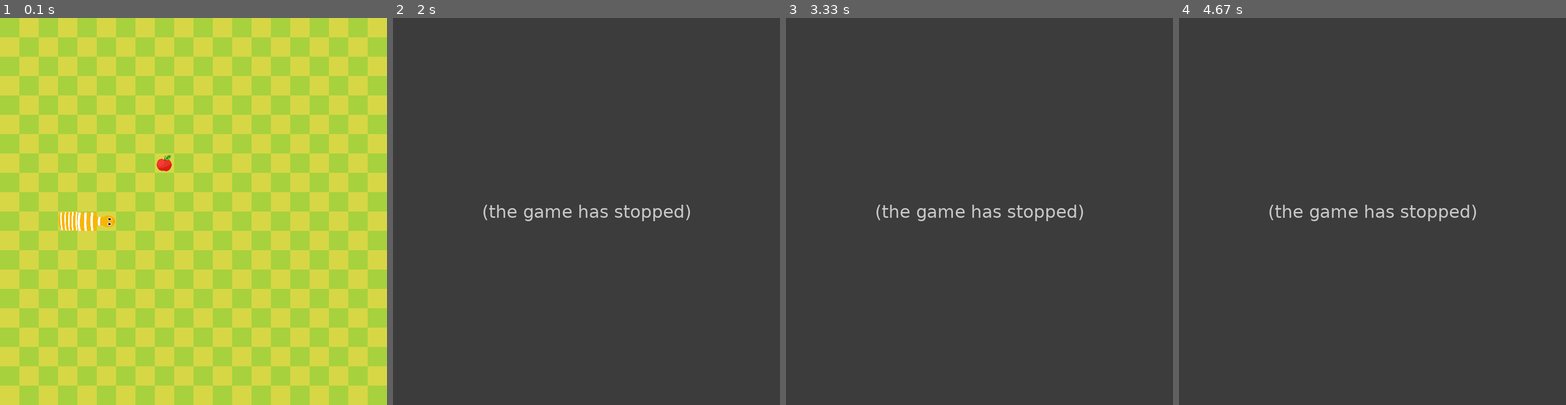
Above: before the commit, frames 1-4 (left to right).
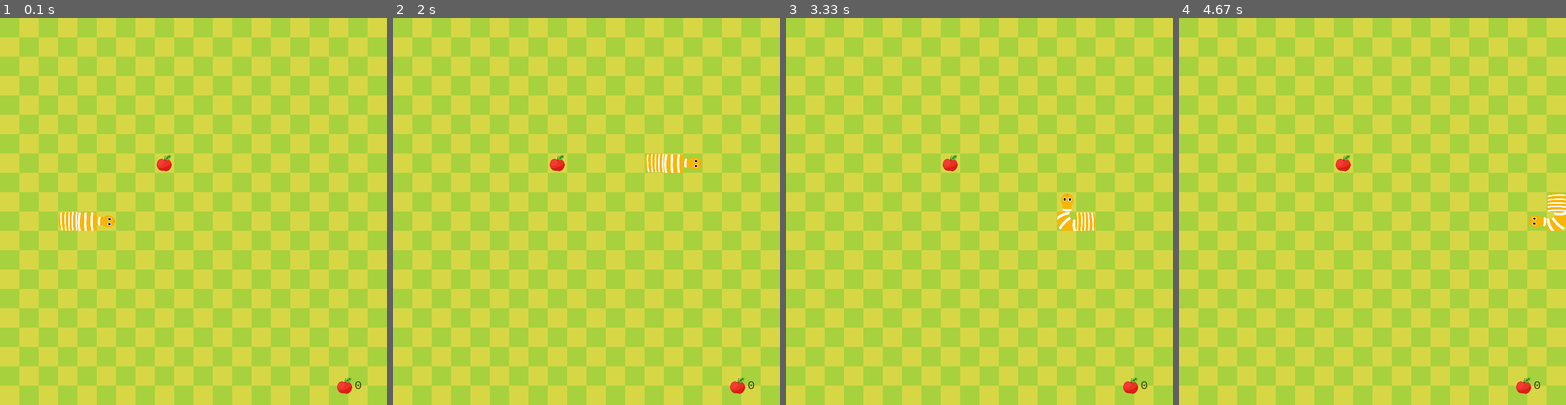
Above: after the commit, the same moments.

Repository: novenopatch/pygame-test
Game: pygame game, started from src/Snake/main.py
Two runs of this game, one before a commit and one after it. Both use one fixed random seed, a clock stepped at 60 frames per second and the inputs below.
Inputs:
- Up to frame 1 (0.1 s): no input
- Up to frame 2 (2 s): hold Right 0.33-0.8 s; hold Up 0.83-1.3 s; hold Right 1.33-1.8 s; hold Left from 1.83 s (still down)
- Up to frame 3 (3.33 s): release Left at 2.37 s; hold Down 2.4-2.7 s; hold Left 2.73-3.13 s; hold Up from 3.17 s (still down)
- Up to frame 4 (4.67 s): release Up at 3.53 s; hold Right 3.57-4.2 s; hold Down 4.23-4.6 s; hold Left from 4.63 s (still down)

The runs differ from the first frame. In frame 1, 0.1% of the frame differs, in the area x 87-94%, y 92-98%; in frame 2, 100%, in the area x 0-100%, y 0-100%; in frame 3, 100%; in frame 4, 100%.
Before the commit the program exited at 1.95 s; later frames show no game.

Commit message:
resolve bug of anormal change of direction

Diff:
--- a/src/Snake/main.py
+++ b/src/Snake/main.py
@@ -88,19 +88,19 @@
 
     def changeDirection(self, direction: str):
         if direction == self.UP:
-            self.direction = pygame.math.Vector2(0, -1)
+            #self.direction = pygame.math.Vector2(0, -1)
             if self.direction.y != 1:
                 self.direction = pygame.math.Vector2(0, -1)
         if direction == self.DOWN:
-            self.direction = pygame.math.Vector2(0, 1)
+            #self.direction = pygame.math.Vector2(0, 1)
             if self.direction.y != -1:
                 self.direction = pygame.math.Vector2(0, 1)
         if direction == self.RIGHT:
-            self.direction = pygame.math.Vector2(1, 0)
+            #self.direction = pygame.math.Vector2(1, 0)
             if self.direction.x != -1:
                 self.direction = pygame.math.Vector2(1, 0)
         if direction == self.LEFT:
-            self.direction = pygame.math.Vector2(-1, 0)
+            #self.direction = pygame.math.Vector2(-1, 0)
             if self.direction.x != 1:
                 self.direction = pygame.math.Vector2(-1, 0)
 
@@ -157,6 +157,7 @@
 
     def drawElements(self):
         self.drawGrass()
+        self.drawScore()
         self.snake.drawSnake()
         self.fruit.drawFruit()
 
@@ -184,16 +185,23 @@
                     if col % 2 == 0 :
                         grassRect = pygame.Rect(col * cellSize,row * cellSize,cellSize,cellSize)
                         pygame.draw.rect(screen,grassColor,grassRect)
-            elif row % 6 ==0:
-                for col in range(cellNumber):
-                    if col % 2 == 0 :
-                        grassRect = pygame.Rect(col * cellSize,row * cellSize,cellSize,cellSize)
-                        pygame.draw.rect(screen,grassColor,grassRect)
             else:
                 for col in range(cellNumber):
                     if col % 2 != 0 :
                         grassRect = pygame.Rect(col * cellSize,row * cellSize,cellSize,cellSize)
                         pygame.draw.rect(screen,grassColor,grassRect)
+    def drawScore(self):
+        scoreText = str(len(self.snake.body) -3)
+        scoreSurface = gameFont .render(scoreText,True,(56,74,12))
+        scoreX = int(cellSize * cellNumber - 60)
+        scoreY = int(cellSize * cellNumber - 40)
+        scoreRect = scoreSurface.get_rect(center = (scoreX,scoreY))
+        fruitRect = fruit.get_rect(midright=(scoreRect.left,scoreRect.centery))
+        bgRect = pygame.Rect(fruitRect.left,fruitRect.top,fruitRect.width + scoreRect.width,fruitRect.height)
+
+        screen.blit(scoreSurface, scoreRect)
+        screen.blit(fruit,fruitRect)
+
 
 pygame.init()
 cellSize = 40
@@ -202,6 +210,8 @@
 clock = pygame.time.Clock()
 fruit = pygame.image.load(f'assets/fruit{random.randint(1, 2)}.png').convert_alpha()
 fruit = pygame.transform.scale(fruit, (int(cellSize), int(cellSize)))
+
+gameFont = pygame.font.SysFont("monospace",25)
 running = True
 mainGame = Main()
 
